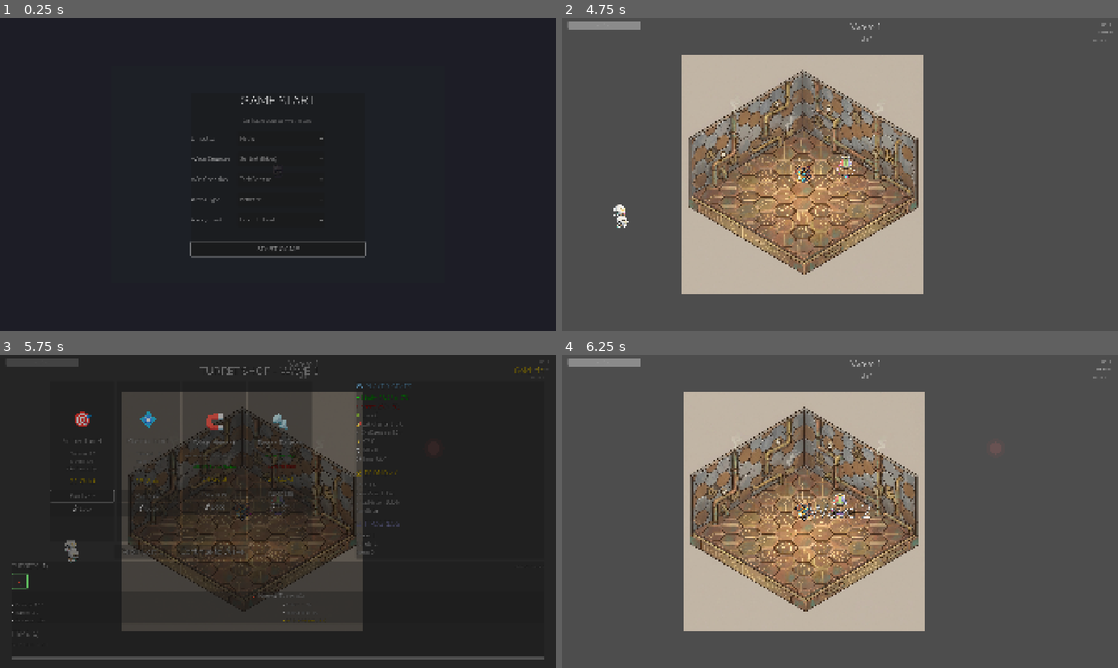
Above: before the commit, frames 1-4 (two rows, left to right).
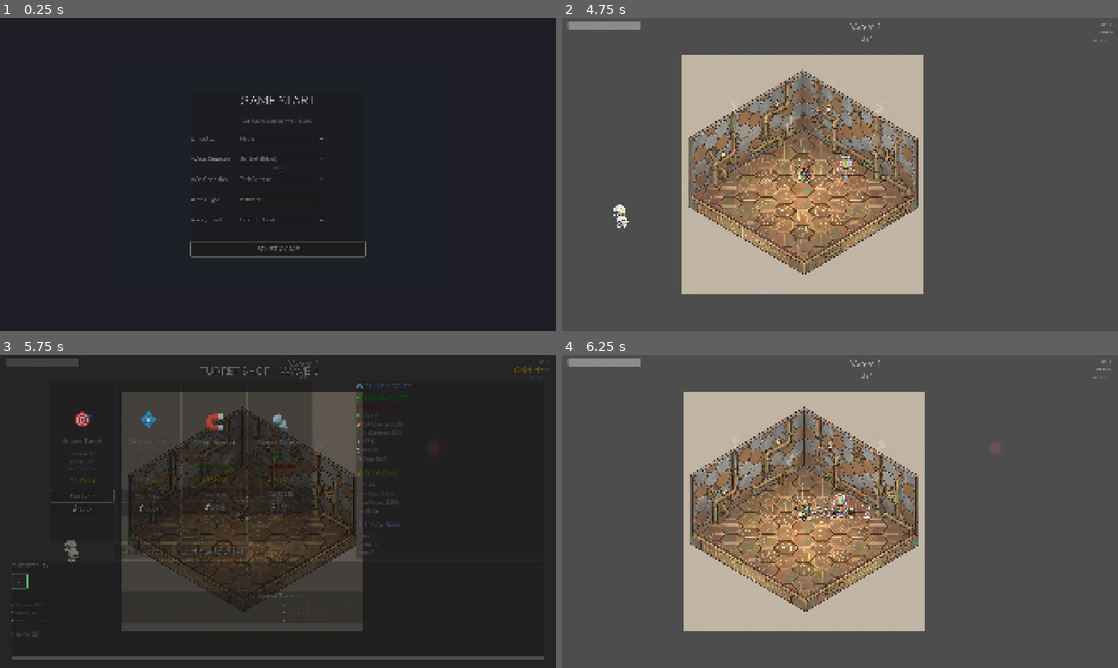
Above: after the commit, the same moments.

Repository: arebolledo2/turret-game
Game: Godot game, scene res://scenes/main.tscn
The game is run twice, just before and just after one commit, with the same random seed, the same clock (stepped at 60 frames per second) and the same inputs.
Inputs (mouse positions are in pixels of both pictures, inside the frame that each line leads up to):
- Up to frame 1 (0.25 s): no input
- Up to frame 2 (4.75 s): click "START GAME" at 0.5 s; tap Enter at 1.25 s; move the mouse to (962, 158) at 1.27 s; hold D (move_right) 1.28-2 s; tap F (pickup_turret) at 1.35 s; click (962, 158) at 1.42 s; drag from (728, 190) to (840, 174) at 2.02 s; move the mouse to (895, 105) at 2.77 s; hold D (move_right) 2.78-3.5 s; hold Shift 2.78-3.5 s; drag from (812, 237) to (862, 174) at 3.52 s; move the mouse to (1006, 221) at 4.27 s; hold A (move_left) from 4.28 s (still down); tap Ctrl at 4.35 s
- Up to frame 3 (5.75 s): tap Escape (pause) at 4.9 s; release A (move_left) at 5 s; click "Skip Wave (Debug)" at 5 s
- Up to frame 4 (6.25 s): click "Continue to Wave" at 5.75 s

Frames 1-2 are identical in both runs. In frame 3, less than 0.1% of the frame differs, in the area x 2-70%, y 9-90%; in frame 4, nothing differs.

Commit message:
style(ui): enable linear texture filtering for labels to improve anti-aliasing
Applied TEXTURE_FILTER_LINEAR to labels across various UI components, including the inventory, stats panel, pause menu, and shop. This ensures that fonts are properly anti-aliased, overriding the project's default "Nearest" filter used for pixel art to improve text readability.

Diff:
--- a/scripts/ui/components/inventory_panel.gd
+++ b/scripts/ui/components/inventory_panel.gd
@@ -243,5 +243,8 @@
 	label.add_theme_color_override("font_outline_color", Color.BLACK)
 	label.add_theme_constant_override("outline_size", 4)
 
+	# Set texture filter to linear to ensure fonts are anti-aliased
+	label.texture_filter = CanvasItem.TEXTURE_FILTER_LINEAR
+
 	if font_size_override > 0:
 		label.add_theme_font_size_override("font_size", font_size_override)
--- a/scripts/ui/components/stats_panel.gd
+++ b/scripts/ui/components/stats_panel.gd
@@ -158,4 +158,8 @@
 	label.add_theme_color_override("font_outline_color", Color.BLACK)
 	label.add_theme_constant_override("outline_size", 4)
 
+	# Set texture filter to linear to ensure fonts are anti-aliased
+	# This overrides the global project setting of "Nearest" which is used for pixel art
+	label.texture_filter = CanvasItem.TEXTURE_FILTER_LINEAR
+
 	return label
--- a/scripts/ui/pause_menu.gd
+++ b/scripts/ui/pause_menu.gd
@@ -46,11 +46,13 @@
 		level_label.add_theme_font_override("font", MAIN_FONT)
 		level_label.add_theme_color_override("font_outline_color", Color.BLACK)
 		level_label.add_theme_constant_override("outline_size", 4)
+		level_label.texture_filter = CanvasItem.TEXTURE_FILTER_LINEAR
 		register_font(level_label, BASE_LABEL_FONT)
 	if wave_label:
 		wave_label.add_theme_font_override("font", MAIN_FONT)
 		wave_label.add_theme_color_override("font_outline_color", Color.BLACK)
 		wave_label.add_theme_constant_override("outline_size", 4)
+		wave_label.texture_filter = CanvasItem.TEXTURE_FILTER_LINEAR
 		register_font(wave_label, BASE_LABEL_FONT)
 	if resume_button:
 		resume_button.add_theme_font_override("font", MAIN_FONT)
@@ -131,6 +133,7 @@
 				# Add outline
 				child.add_theme_color_override("font_outline_color", Color.BLACK)
 				child.add_theme_constant_override("outline_size", 4)
+				child.texture_filter = CanvasItem.TEXTURE_FILTER_LINEAR
 
 		if stats_grid.has_node("HealthValue"):
 			stats_grid.get_node("HealthValue").text = "%d/%d" % [_player.current_health, _player.max_health]
--- a/scripts/ui/shop/shop_offers_panel.gd
+++ b/scripts/ui/shop/shop_offers_panel.gd
@@ -75,6 +75,7 @@
 	price_label.add_theme_color_override("font_color", Color.GOLD)
 	price_label.add_theme_color_override("font_outline_color", Color.BLACK)
 	price_label.add_theme_constant_override("outline_size", 4)
+	price_label.texture_filter = CanvasItem.TEXTURE_FILTER_LINEAR
 	vbox.add_child(price_label)
 
 	# Button container (vertical layout for gamepad navigation)
@@ -137,6 +138,7 @@
 	icon.horizontal_alignment = HORIZONTAL_ALIGNMENT_CENTER
 	icon.add_theme_font_override("font", MAIN_FONT)
 	icon.add_theme_font_size_override("font_size", 64)
+	icon.texture_filter = CanvasItem.TEXTURE_FILTER_LINEAR
 	container.add_child(icon)
 
 	# Name
@@ -147,6 +149,7 @@
 	name_label.add_theme_font_size_override("font_size", 24)
 	name_label.add_theme_color_override("font_outline_color", Color.BLACK)
 	name_label.add_theme_constant_override("outline_size", 4)
+	name_label.texture_filter = CanvasItem.TEXTURE_FILTER_LINEAR
 	container.add_child(name_label)
 
 	# Stats
@@ -161,6 +164,7 @@
 	stats_label.add_theme_font_size_override("font_size", 16)
 	stats_label.add_theme_color_override("font_outline_color", Color.BLACK)
 	stats_label.add_theme_constant_override("outline_size", 4)
+	stats_label.texture_filter = CanvasItem.TEXTURE_FILTER_LINEAR
 	container.add_child(stats_label)
 
 
@@ -174,6 +178,7 @@
 	icon_label.horizontal_alignment = HORIZONTAL_ALIGNMENT_CENTER
 	icon_label.add_theme_font_override("font", MAIN_FONT)
 	icon_label.add_theme_font_size_override("font_size", 64)
+	icon_label.texture_filter = CanvasItem.TEXTURE_FILTER_LINEAR
 	container.add_child(icon_label)
 
 	# Name with rarity color
@@ -185,6 +190,7 @@
 	name_label.add_theme_color_override("font_color", ItemRegistry.get_rarity_color(item_data["rarity"]))
 	name_label.add_theme_color_override("font_outline_color", Color.BLACK)
 	name_label.add_theme_constant_override("outline_size", 4)
+	name_label.texture_filter = CanvasItem.TEXTURE_FILTER_LINEAR
 	container.add_child(name_label)
 
 	# Description (only if it has unique effects)
@@ -197,6 +203,7 @@
 		desc_label.add_theme_font_size_override("font_size", 16)
 		desc_label.add_theme_color_override("font_outline_color", Color.BLACK)
 		desc_label.add_theme_constant_override("outline_size", 4)
+		desc_label.texture_filter = CanvasItem.TEXTURE_FILTER_LINEAR
 		container.add_child(desc_label)
 
 	# Modifiers display
@@ -212,6 +219,7 @@
 		var is_benefit = (modifier["operation"] == "multiply" and modifier["value"] > 1.0) or \
 						  (modifier["operation"] == "add" and modifier["value"] > 0.0)
 		mod_label.add_theme_color_override("font_color", Color.GREEN if is_benefit else Color.RED)
+		mod_label.texture_filter = CanvasItem.TEXTURE_FILTER_LINEAR
 		container.add_child(mod_label)
 
 
